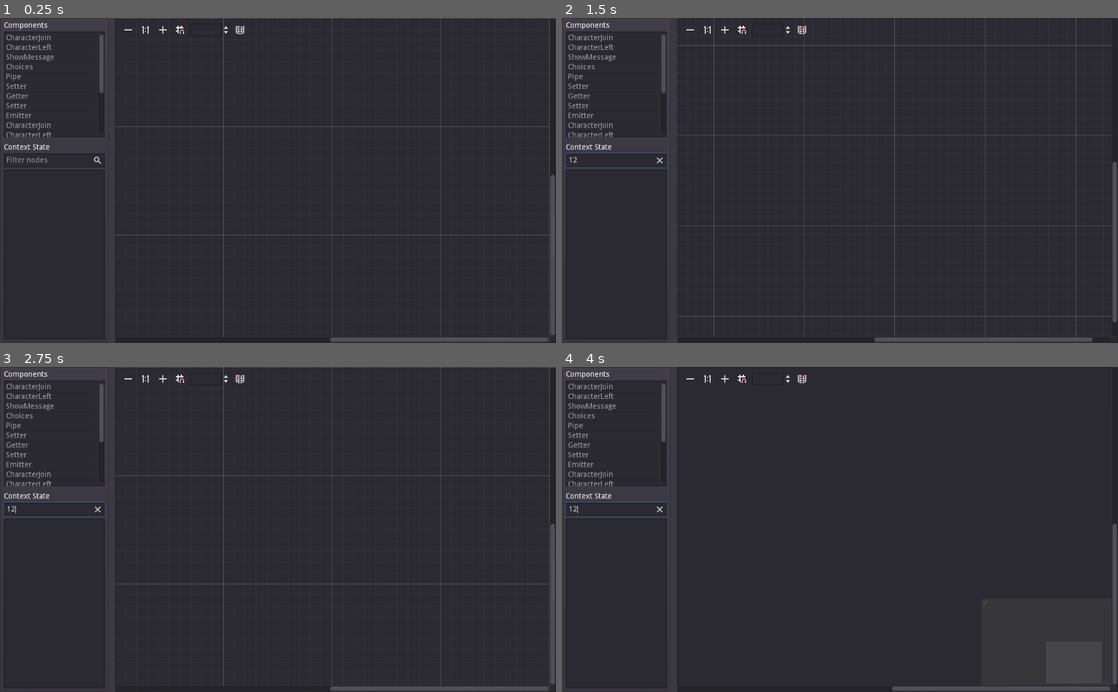
Above: before the commit, frames 1-4 (two rows, left to right).
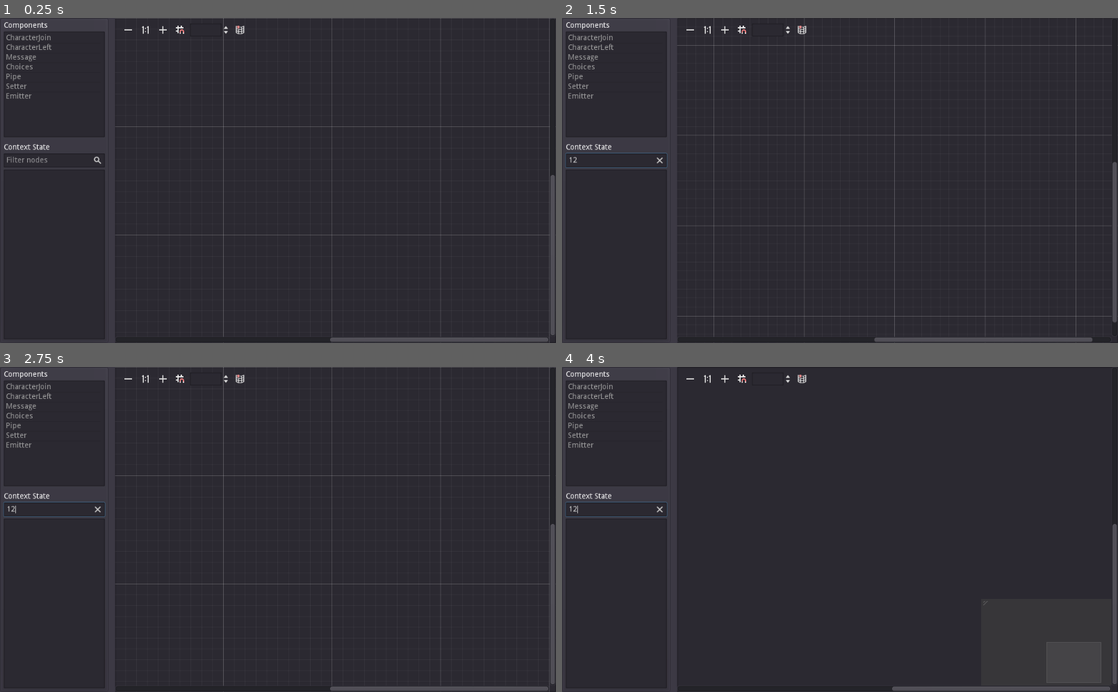
Above: after the commit, the same moments.

Repository: CTRLRLTY/Kata-kata
Game: Godot game, scene res://Scenes/DialogueEditor.tscn
The game is run twice, just before and just after one commit, with the same random seed, the same clock (stepped at 60 frames per second) and the same inputs.
Inputs (mouse positions are in pixels of both pictures, inside the frame that each line leads up to):
- Up to frame 1 (0.25 s): no input
- Up to frame 2 (1.5 s): click (617, 161) at 0.52 s; type "12" at 0.6 s; click (689, 31) at 1.25 s
- Up to frame 3 (2.75 s): click (161, 380) at 2 s
- Up to frame 4 (4 s): click (739, 380) at 2.75 s; click (801, 380) at 3.5 s

The runs differ from the first frame. In frame 1, 0.4% of the frame differs, in the area x 1-19%, y 5-37%; in frame 2, 0.4%; in frame 3, 0.4%; in frame 4, 0.4%.

Commit message:
Added MessageNode

Diff:
--- /dev/null
+++ b/Scenes/Components/MessageNode.tscn
@@ -0,0 +1,115 @@
+[gd_scene load_steps=3 format=2]
+
+[ext_resource path="res://Resources/Styleboxes/ComponentFirstBG.stylebox" type="StyleBox" id=1]
+
+[sub_resource type="StyleBoxFlat" id=1]
+bg_color = Color( 0.662745, 0.682353, 0.733333, 1 )
+
+[node name="Message" type="GraphNode"]
+margin_left = 38.0
+margin_top = 161.533
+margin_right = 263.0
+margin_bottom = 311.533
+mouse_filter = 1
+custom_styles/frame = ExtResource( 1 )
+custom_constants/port_offset = 14
+custom_constants/separation = 0
+slot/0/left_enabled = false
+slot/0/left_type = 0
+slot/0/left_color = Color( 1, 1, 1, 1 )
+slot/0/right_enabled = false
+slot/0/right_type = 0
+slot/0/right_color = Color( 1, 1, 1, 1 )
+slot/1/left_enabled = true
+slot/1/left_type = 0
+slot/1/left_color = Color( 1, 1, 1, 1 )
+slot/1/right_enabled = true
+slot/1/right_type = 0
+slot/1/right_color = Color( 1, 1, 1, 1 )
+slot/2/left_enabled = false
+slot/2/left_type = 0
+slot/2/left_color = Color( 1, 1, 1, 1 )
+slot/2/right_enabled = false
+slot/2/right_type = 0
+slot/2/right_color = Color( 1, 1, 1, 1 )
+__meta__ = {
+"_edit_use_anchors_": false
+}
+
+[node name="Header" type="MarginContainer" parent="."]
+margin_left = 15.0
+margin_top = 15.0
+margin_right = 210.0
+margin_bottom = 62.0
+mouse_filter = 2
+custom_constants/margin_right = 0
+custom_constants/margin_left = 0
+custom_constants/margin_bottom = 27
+
+[node name="HBoxContainer" type="HBoxContainer" parent="Header"]
+margin_right = 195.0
+margin_bottom = 20.0
+mouse_filter = 2
+custom_constants/separation = 20
+
+[node name="Title" type="Label" parent="Header/HBoxContainer"]
+margin_top = 3.0
+margin_right = 56.0
+margin_bottom = 17.0
+text = "Message"
+
+[node name="OptionButton" type="OptionButton" parent="Header/HBoxContainer"]
+margin_left = 76.0
+margin_right = 195.0
+margin_bottom = 20.0
+size_flags_horizontal = 3
+
+[node name="FlowPort" type="HBoxContainer" parent="."]
+margin_left = 15.0
+margin_top = 62.0
+margin_right = 210.0
+margin_bottom = 76.0
+mouse_filter = 2
+
+[node name="InPortRef" type="ReferenceRect" parent="FlowPort"]
+margin_right = 10.0
+margin_bottom = 14.0
+rect_min_size = Vector2( 10, 0 )
+
+[node name="InPortLabel" type="Label" parent="FlowPort"]
+margin_left = 14.0
+margin_right = 100.0
+margin_bottom = 14.0
+text = "Previous Line"
+
+[node name="OutPortLabel" type="Label" parent="FlowPort"]
+margin_left = 120.0
+margin_right = 181.0
+margin_bottom = 14.0
+size_flags_horizontal = 10
+text = "Next Line"
+
+[node name="OutPortRef" type="ReferenceRect" parent="FlowPort"]
+margin_left = 185.0
+margin_right = 195.0
+margin_bottom = 14.0
+rect_min_size = Vector2( 10, 0 )
+
+[node name="Body" type="MarginContainer" parent="."]
+margin_left = 15.0
+margin_top = 76.0
+margin_right = 210.0
+margin_bottom = 173.0
+mouse_filter = 2
+custom_constants/margin_right = 0
+custom_constants/margin_top = 17
+custom_constants/margin_left = 0
+
+[node name="LineEdit" type="TextEdit" parent="Body"]
+margin_top = 17.0
+margin_right = 195.0
+margin_bottom = 97.0
+rect_min_size = Vector2( 0, 80 )
+custom_styles/normal = SubResource( 1 )
+draw_tabs = true
+draw_spaces = true
--- a/Scenes/DialogueEditor.tscn
+++ b/Scenes/DialogueEditor.tscn
@@ -90,7 +90,7 @@
 size_flags_vertical = 3
 custom_styles/selected = SubResource( 2 )
 custom_constants/line_separation = 0
-items = [ "CharacterJoin", null, false, "CharacterLeft", null, false, "ShowMessage", null, false, "Choices", null, false, "Pipe", null, false, "Setter", null, false, "Getter", null, false, "Setter", null, false, "Emitter", null, false ]
+items = [ "CharacterJoin", null, false, "CharacterLeft", null, false, "Message", null, false, "Choices", null, false, "Pipe", null, false, "Setter", null, false, "Emitter", null, false ]
 script = ExtResource( 2 )
 
 [node name="LowerHalf" type="VBoxContainer" parent="HSplitContainer/LeftDock/VSplitContainer"]
--- a/Scenes/DialogueGraph.gd
+++ b/Scenes/DialogueGraph.gd
@@ -9,6 +9,7 @@
 		if child is ScrollBar:
 			scrollbar[child.get_class().to_lower()] = child
 			child.connect("value_changed", self, "_on_%s_value_changed" % child.get_class(), [child])
+
 
 func _gui_input(event: InputEvent) -> void:
 	_previous_scroll_offset = scroll_offset
@@ -26,7 +27,6 @@
 			zoom /= 1.2
 
 
-
 func get_graphfilter() -> Control:
 	return get_children()[0].get_children()
 
--- a/Scenes/NodeSelection.gd
+++ b/Scenes/NodeSelection.gd
@@ -12,7 +12,7 @@
 		"icon": null
 	},
 	{
-		"name": "ShowMessage",
+		"name": "Message",
 		"icon": null
 	},
 	{
@@ -28,25 +28,16 @@
 		"icon": null
 	},
 	{
-		"name": "Getter",
-		"icon": null
-	},
-	{
-		"name": "Setter",
-		"icon": null
-	},
-	{
 		"name": "Emitter",
 		"icon": null
 	}
 ]
 
 func _enter_tree() -> void:
+	clear()
 	for item in Items:
 		add_item(item.name, item.icon)
 
-func _exit_tree() -> void:
-	clear()
 
 func get_drag_data(position: Vector2):
 	var preview_control := PanelContainer.new()
